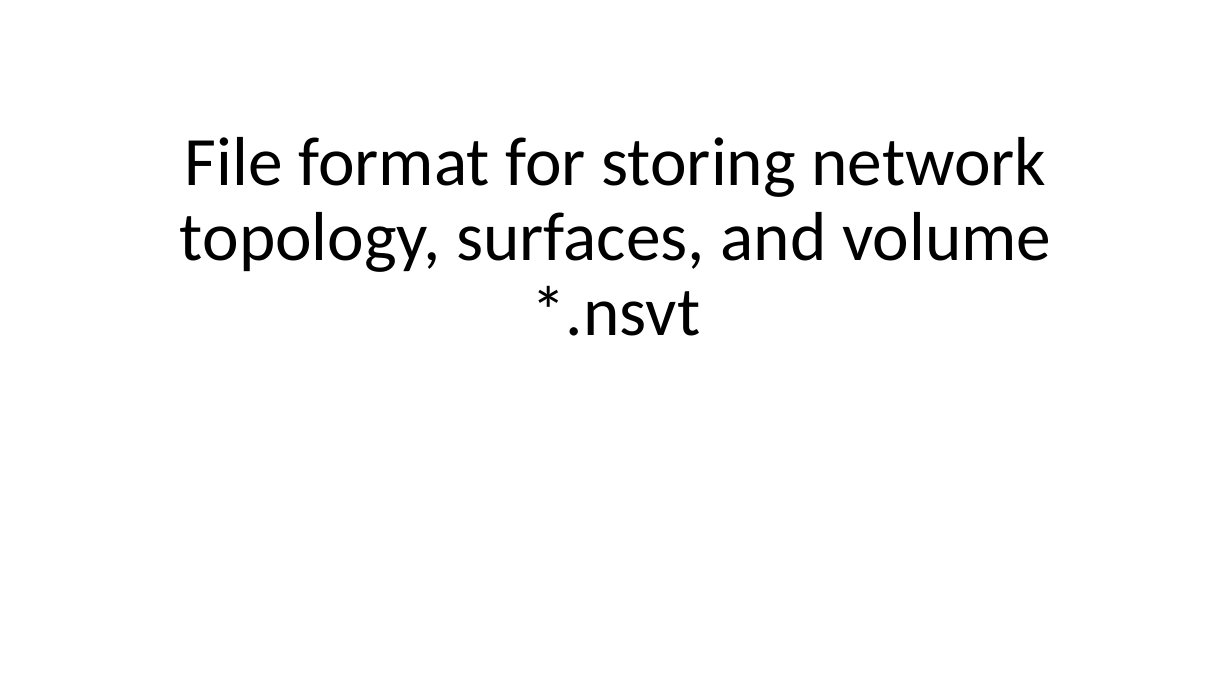
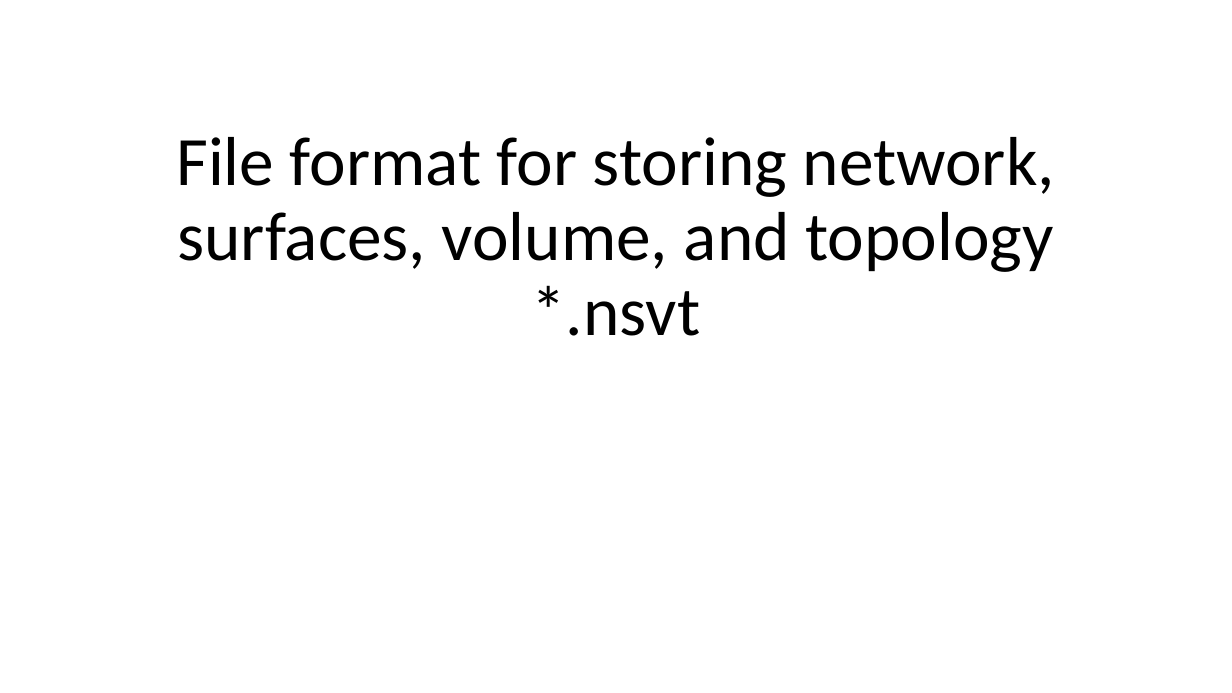
Before and after one commit to STIM-Lab/tiralib, a slide deck: slide 4 of docs/nwt_format.pptx. Drawn at 1232x693 pixels with LibreOffice and Linux fonts; fonts in the diff are those of the drawing. Boxes give left, top, right and bottom in pixels: in the first picture for what was removed or moved away, otherwise in the second. Text is boxed around its words. In the diff, an @@ line names an element or a change of style, - is before the commit and + after.

```diff
--- a/docs/nwt_format.pptx
+++ b/docs/nwt_format.pptx
@@ title at [176, 137, 1055, 336]: text changed @@
-File format for storing network topology, surfaces, and volume
-*.nsvt
+File format for storing network, surfaces, volume, and topology
+*.nsvt
```
Also in this commit, not shown: 1 other file.
